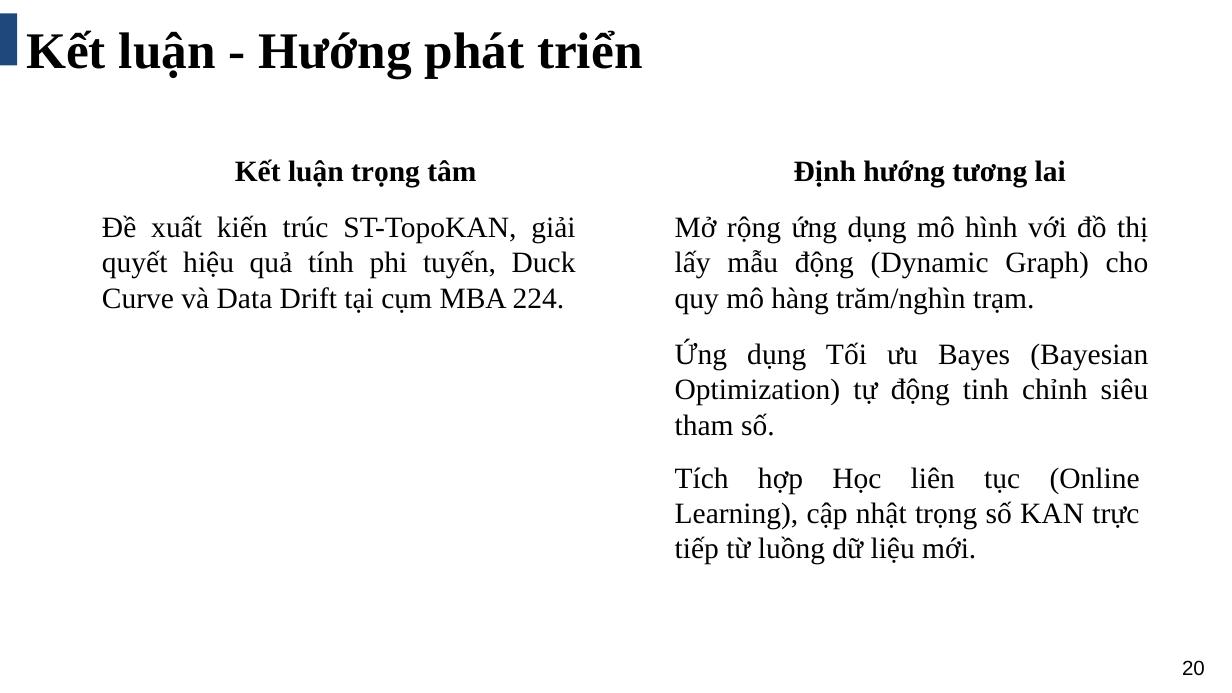
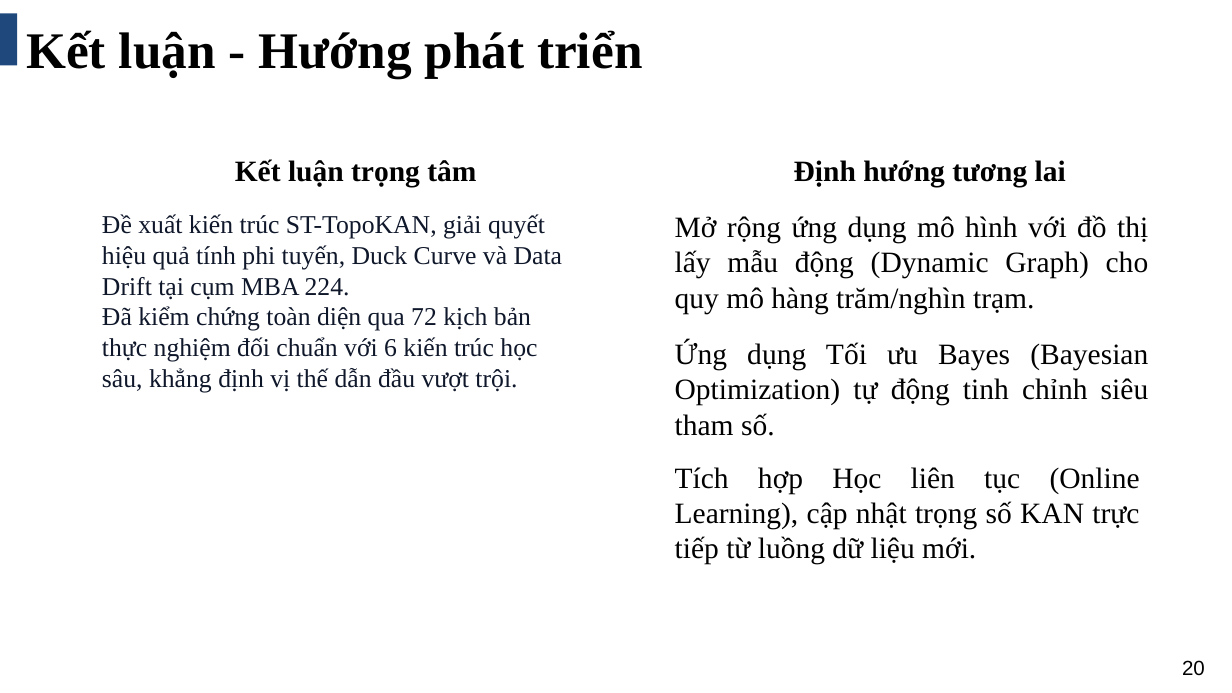
Before and after one commit to zudoan/ST-TopoKAN-PowerGrid, a slide deck: slide 16 of presentation/ST_TopoKAN.pptx (slide 15 before the commit). Drawn at 1232x693 pixels with LibreOffice and Linux fonts; fonts in the diff are those of the drawing. Boxes give left, top, right and bottom in pixels: in the first picture for what was removed or moved away, otherwise in the second. Text is boxed around its words. In the diff, an @@ line names an element or a change of style, - is before the commit and + after.

```diff
--- a/presentation/ST_TopoKAN.pptx
+++ b/presentation/ST_TopoKAN.pptx
@@ text at bbox=[102, 214, 562, 300]: size 23 to 20 pt, text colour #000000 to #0F172A in "Đề xuất kiến trúc ST-TopoKAN, giải quyết ..."; alignment justified to left; less space between paragraphs @@
@@ text at bbox=[102, 306, 537, 393]: paragraph added @@
+Đã kiểm chứng toàn diện qua 72 kịch bản thực nghiệm đối chuẩn với 6 kiến trúc học sâu, khẳng định vị thế dẫn đầu vượt trội.
```
Also in this commit, not shown: 1 slide added, 6 other files.
